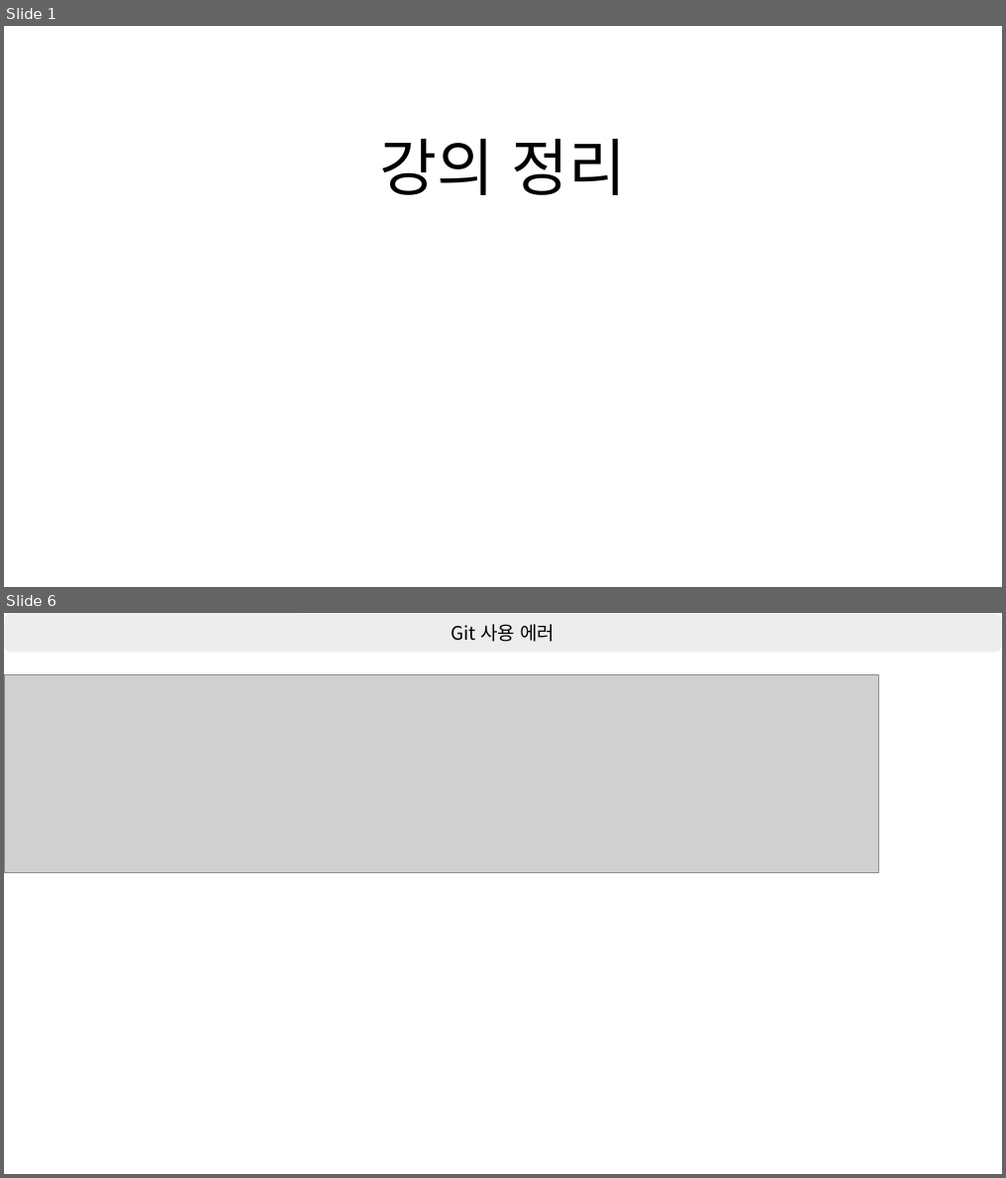
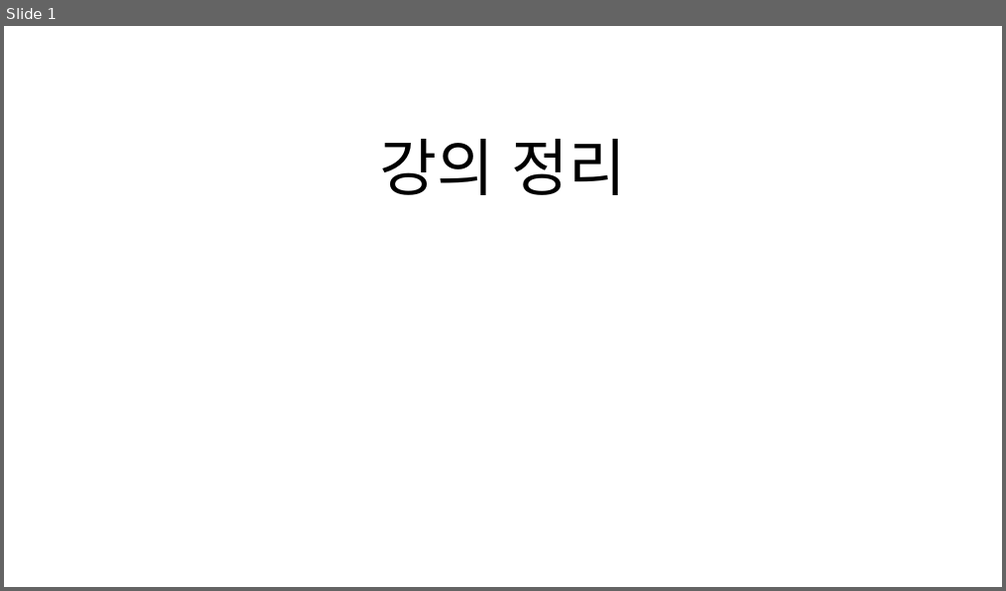
Before and after one commit to shchoichoko/web, a slide deck: Day2/강의 정리.pptx. Shown one above the other, each under a label of ours: slides 1 and 6 before the commit, slide 1 after it; the slides between them are not shown. The pictures are 1006x1178 and 1006x591 pixels, drawn with LibreOffice and Linux fonts; fonts in the diff are those of the drawing; grey boxes stand for pictures. Boxes give left, top, right and bottom in pixels: in the first picture for what was removed or moved away, otherwise in the second. Text is boxed around its words. In the diff, an @@ line names an element or a change of style, - is before the commit and + after.

```diff
--- a/Day2/강의 정리.pptx
+++ b/Day2/강의 정리.pptx
@@ slide 6 removed at bbox=[4, 613, 1002, 1174], background #FFFFFF @@
@@ rounded rectangle removed at bbox=[4, 613, 1002, 653] @@
-Git 사용 에러
@@ picture removed at bbox=[4, 675, 879, 872] @@
```
Also in this commit, not shown: 2 slides changed, 13 slides added, 6 other slides removed.
